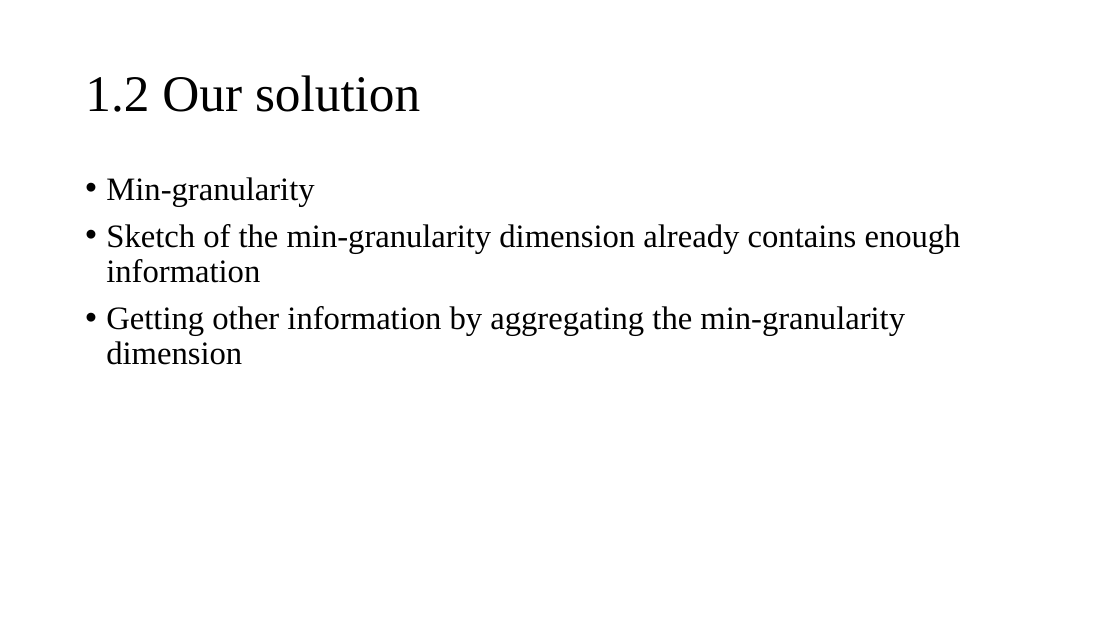
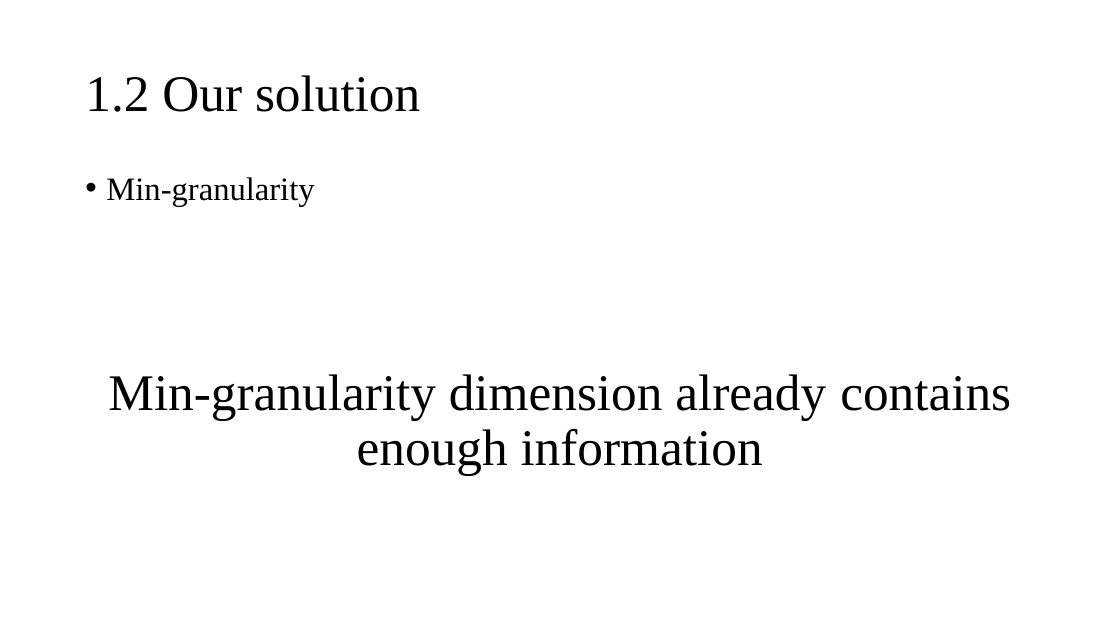
Before and after one commit to Lipox/Dimension, a slide deck: slide 12 of dimensions.pptx (slide 11 before the commit). Drawn at 1120x630 pixels with LibreOffice and Linux fonts; fonts in the diff are those of the drawing. Boxes give left, top, right and bottom in pixels: in the first picture for what was removed or moved away, otherwise in the second. Text is boxed around its words. In the diff, an @@ line names an element or a change of style, - is before the commit and + after.

```diff
--- a/dimensions.pptx
+++ b/dimensions.pptx
@@ text at (106,224,961,365): paragraphs removed @@
-• Sketch of the min-granularity dimension already contains enough information
-• Getting other information by aggregating the min-granularity dimension
@@ text added at (108,374,1011,476), 44 pt, text #000000 @@
+Min-granularity dimension already contains enough information
```
Also in this commit, not shown: 1 other slide changed, 4 slides added.
